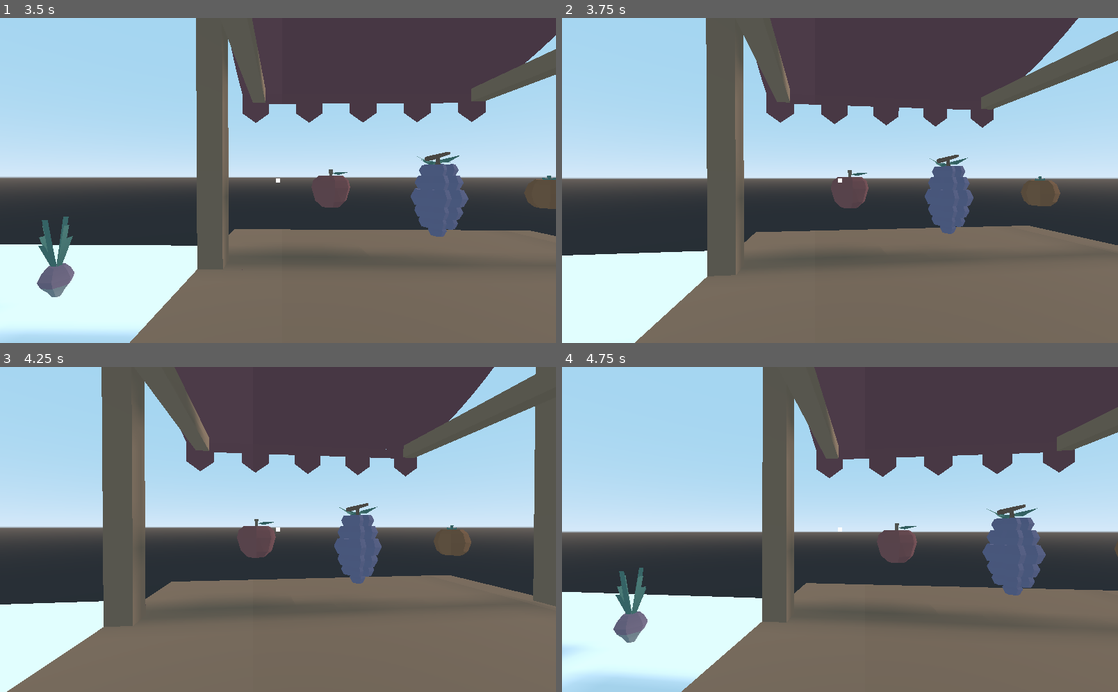
Above: before the commit, frames 1-4 (two rows, left to right).
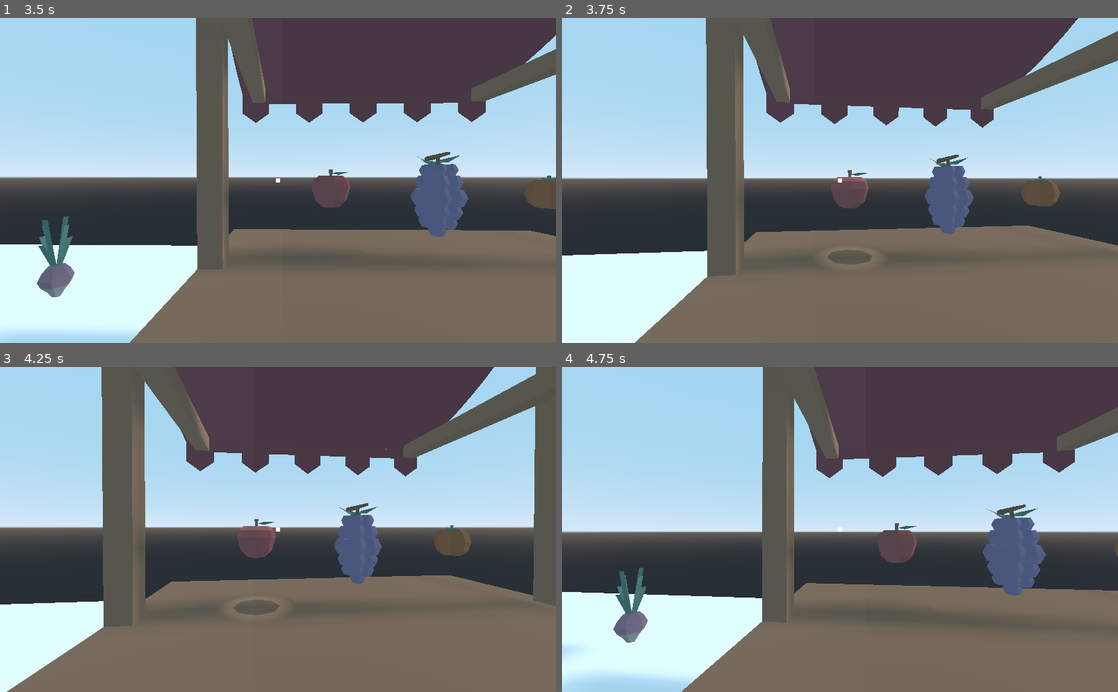
Above: after the commit, the same moments.

Repository: pjz987/tutemic-godot-tutorial
Game: Godot game, scene res://main.tscn
The game is run twice, just before and just after one commit, with the same random seed, the same clock (stepped at 60 frames per second) and the same inputs.
Inputs (mouse positions are in pixels of both pictures, inside the frame that each line leads up to):
- Up to frame 1 (3.5 s): tap Enter at 0.5 s; move the mouse to (305, 180) at 0.52 s; hold W (move_forward) from 0.53 s (still down); click (305, 180) at 0.6 s; move the mouse to (250, 180) at 1.27 s; click (250, 180) at 1.35 s; move the mouse to (289, 174) at 2.02 s; click (289, 174) at 2.1 s; move the mouse to (272, 187) at 2.77 s; click (272, 187) at 2.85 s
- Up to frame 2 (3.75 s): keep holding W (move_forward); move the mouse to (878, 183) at 3.52 s; click (878, 183) at 3.6 s
- Up to frame 3 (4.25 s): keep holding W (move_forward)
- Up to frame 4 (4.75 s): keep holding W (move_forward); move the mouse to (795, 526) at 4.27 s; click (795, 526) at 4.35 s

Frame 1 is identical in both runs. In frame 2, 0.3% of the frame differs, in the area x 46-58%, y 47-77%; in frame 3, 0.3%, in the area x 40-52%, y 48-78%; in frame 4, nothing differs.

Commit message:
seventh sesh

Diff:
--- a/Tutemic3D/food.gd
+++ b/Tutemic3D/food.gd
@@ -3,8 +3,13 @@
 class_name Food
 
 func _ready():
-	GameEvents.connect("food_clicked", self, "_on_mouse_entered")
+	GameEvents.connect("food_moused_over", self, "_on_mouse_entered")
+	GameEvents.connect("food_moused_out", self, "_on_mouse_out")
 
 
-func _on_mouse_entered():
-	print("mouse over food")
+func _on_mouse_entered(food: Food):
+	if food == self:
+		$SpotLight.visible = true
+
+func _on_mouse_out():
+	$SpotLight.visible = false
--- a/Tutemic3D/food_chooser_ray.gd
+++ b/Tutemic3D/food_chooser_ray.gd
@@ -1,8 +1,14 @@
 extends RayCast
 
+var _is_mousing_over := false
 
 func _input(event):
 	var collided_area: Area = get_collider()
+
 	if collided_area is Food:
-		print(collided_area.name)
-		GameEvents.emit_signal("food_moused_over", collided_area)
+		if !_is_mousing_over:
+			_is_mousing_over = true
+			GameEvents.emit_signal("food_moused_over", collided_area)
+	elif _is_mousing_over:
+		_is_mousing_over = false
+		GameEvents.emit_signal("food_moused_out")
